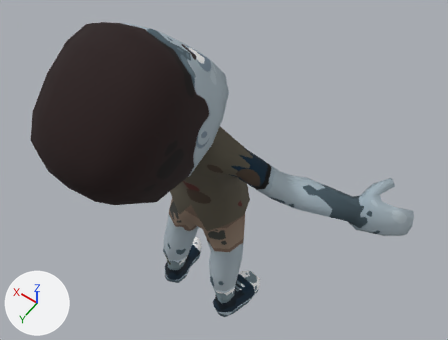
The glTF model assets/models/zombies/zmb_screamer.glb: old version first, new version second.
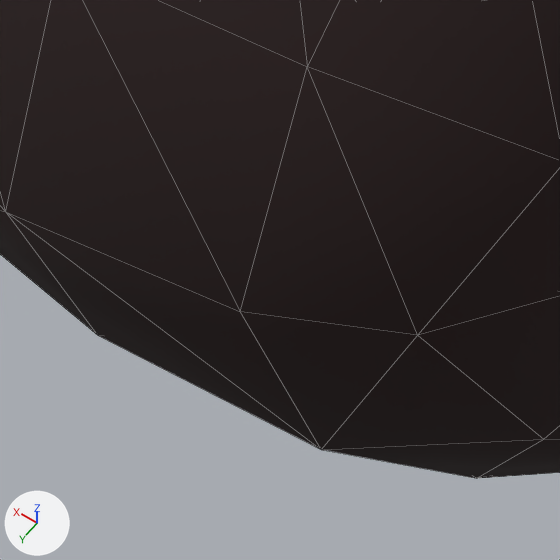
Each version is shown whole from a 50 mm camera at (-0.922, 1.171, 2.773) aimed at (-0.091, 0.008, 0.945), then close up on the part from 13% to 28% of the width and 43% to 63% of the height. Arrows for +X, +Y and +Z are at lower left; the lights stay in place. The first two pictures are the older version. The close-ups show mesh edges as thin lines. Where no turn or scale is listed for an object, it has been applied to the vertices.

The first close-up shows 'head_zmb_screamer'.
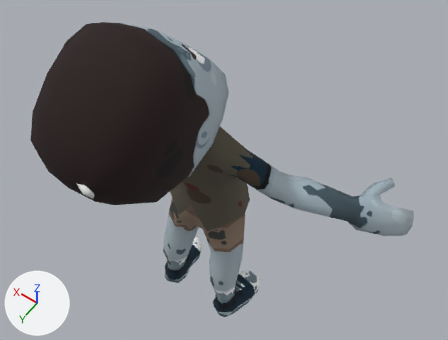
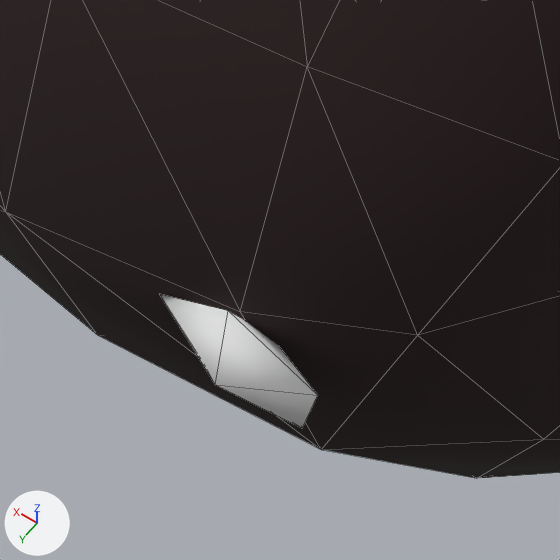
Pixel boxes (x1, y1, x2, y2) of what changed, in the close-ups (560 x 560 px):
'head', now drawn
    after: (160, 294, 318, 428)

Edits to the bpy script that builds the scene:
```text
Add mat_palette:
    mat_palette = principled_material('palette')
    mat_palette.base_color = (0.8, 0.8, 0.8)  # white #e7e7e7
    mat_palette.roughness = 0.9
Add me_head_mesh:
    me_head_mesh.from_pydata([(-0.084, 0.533, 0.322), (-0.084, 0.521, 0.347), (-0.051, 0.521, 0.33), (-0.084, 0.509, 0.322), (-0.064, 0.521, 0.302), (-0.105, 0.521, 0.302), (-0.118, 0.521, 0.33), (0.084, -0.011, 0.322), (0.084, -0.023, 0.347), (0.118, -0.023, 0.33), (0.084, -0.035, 0.322), (0.105, -0.023, 0.302), (0.064, -0.023, 0.302), (0.051, -0.023, 0.33)], [], [(0, 1, 2), (1, 3, 2), (0, 2, 4), (2, 3, 4), (0, 4, 5), (4, 3, 5), (0, 5, 6), (5, 3, 6), (0, 6, 1), (6, 3, 1), (7, 8, 9), (8, 10, 9), (7, 9, 11), (9, 10, 11), (7, 11, 12), (11, 10, 12), (7, 12, 13), (12, 10, 13), (7, 13, 8), (13, 10, 8)])
    me_head_mesh.materials.append(mat_palette)  # its picture is missing
Change ob_head:
    ob_head: bpy.data.objects.new('head', None) -> bpy.data.objects.new('head', me_head_mesh)
```
